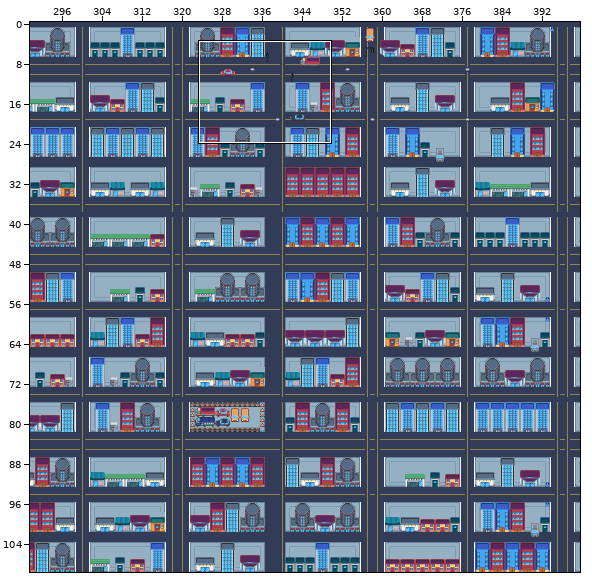
Two states of a Tiled map, assets/map/Map.tmx. The picture above shows the old version from afar; the outline marks the close-up.
Close-up. Before the edit:
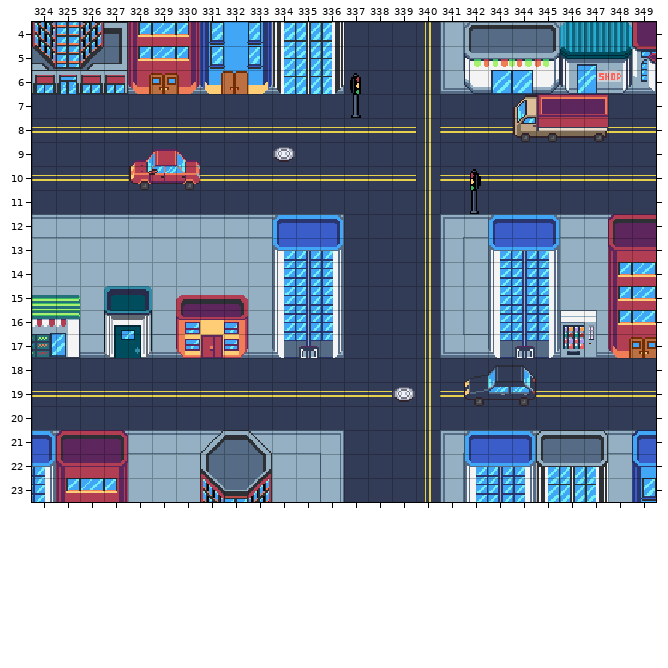
Cells are 16x16 px. Shown: x 324..349, y 4..23. The commit also changed other parts of the map, which this record leaves out.
After the commit:
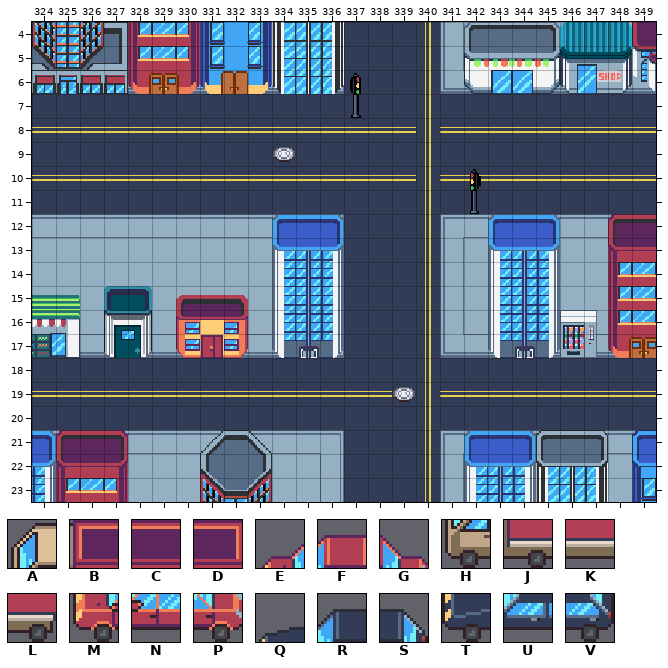
Key: from "tiles": A 1537, B 1538, C 1539, D 1540, E 1544, F 1545, G 1546, H 1601, J 1602, K 1603, L 1604, M 1608, N 1609, P 1610, Q 1800, R 1801, S 1802, T 1864, U 1865, V 1866.
_ is an empty cell.
Tiles replaced or removed in this view: A, B, C, D, E, F, G, H, J, K, L, M, N, P, Q, R, S, T, U, V.
What changed:
Changed rows in their new state; . is an unchanged cell.
Layer "Edificios y autos":
first column x 328:
 7 ................____
 8 ................____
 9 ___.................
10 ___.................
first column x 342:
18 ___
19 ___
